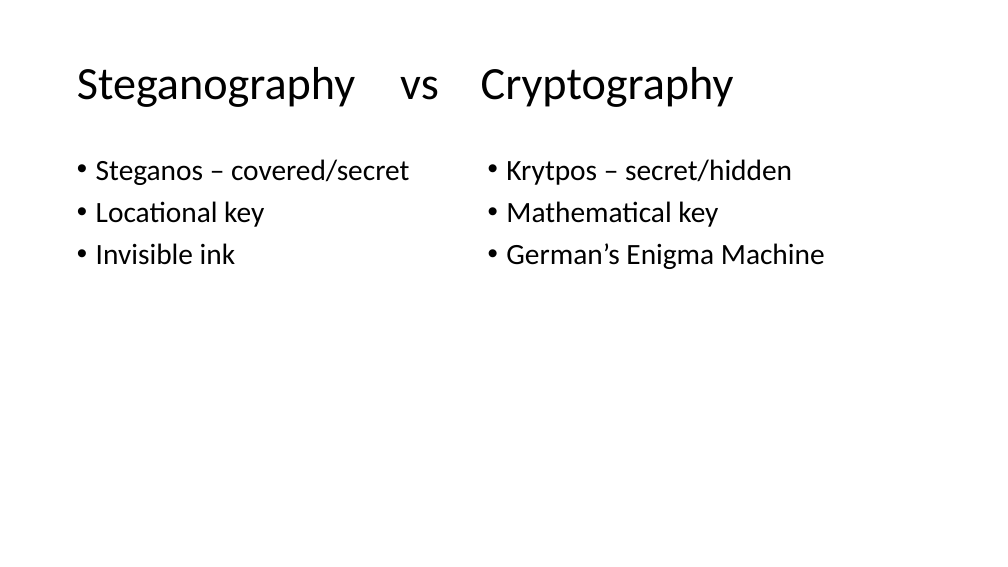
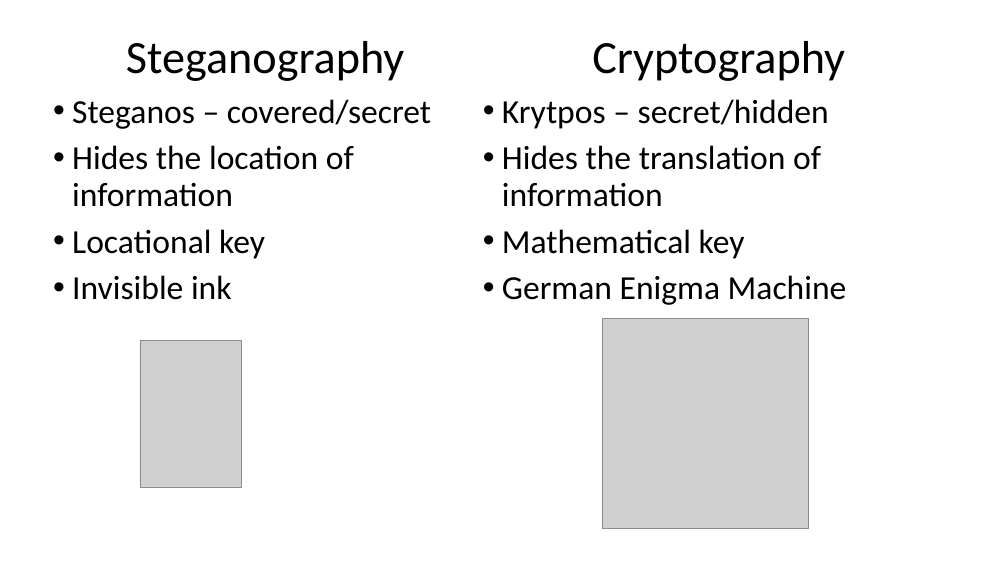
Before and after one commit to crussell2021/SteganographyProject, a slide deck: slide 2 of Documents/Presentation.pptx. Drawn at 1008x567 pixels with LibreOffice and Linux fonts; fonts in the diff are those of the drawing; grey boxes stand for pictures. Boxes give left, top, right and bottom in pixels: in the first picture for what was removed or moved away, otherwise in the second. Text is boxed around its words. In the diff, an @@ line names an element or a change of style, - is before the commit and + after.

```diff
--- a/Documents/Presentation.pptx
+++ b/Documents/Presentation.pptx
@@ text "Steganography": place and size @@
-text "Steganography" at [96, 159, 409, 265]
+text "Steganography" at [72, 41, 431, 300]
@@ text at [126, 41, 404, 81]: paragraph added @@
+Steganography
@@ text "Cryptography": place and size @@
-text "Cryptography" at [506, 159, 825, 269]
+text "Cryptography" at [502, 41, 847, 305]
@@ text at [592, 41, 845, 81]: paragraph added @@
+Cryptography
@@ title removed at [77, 67, 734, 107] @@
-Steganography vs Cryptography
@@ text at [72, 99, 431, 300]: size 28 to 32 pt in "Steganos – covered/secret", "Locational key", "Invisible ink" @@
@@ text at [502, 99, 829, 259]: size 28 to 32 pt in "Krytpos – secret/hidden", "Mathematical key" @@
@@ text at [72, 145, 354, 207]: paragraph added @@
+• Hides the location of information
@@ text at [502, 145, 821, 207]: paragraph added @@
+• Hides the translation of information
@@ text at [502, 275, 847, 305]: text changed; size 28 to 32 pt @@
-• German’s Enigma Machine
+• German Enigma Machine
@@ picture added at [603, 318, 808, 529] @@
@@ picture added at [140, 341, 241, 488] @@
```
Also in this commit, not shown: 1 slide removed.
